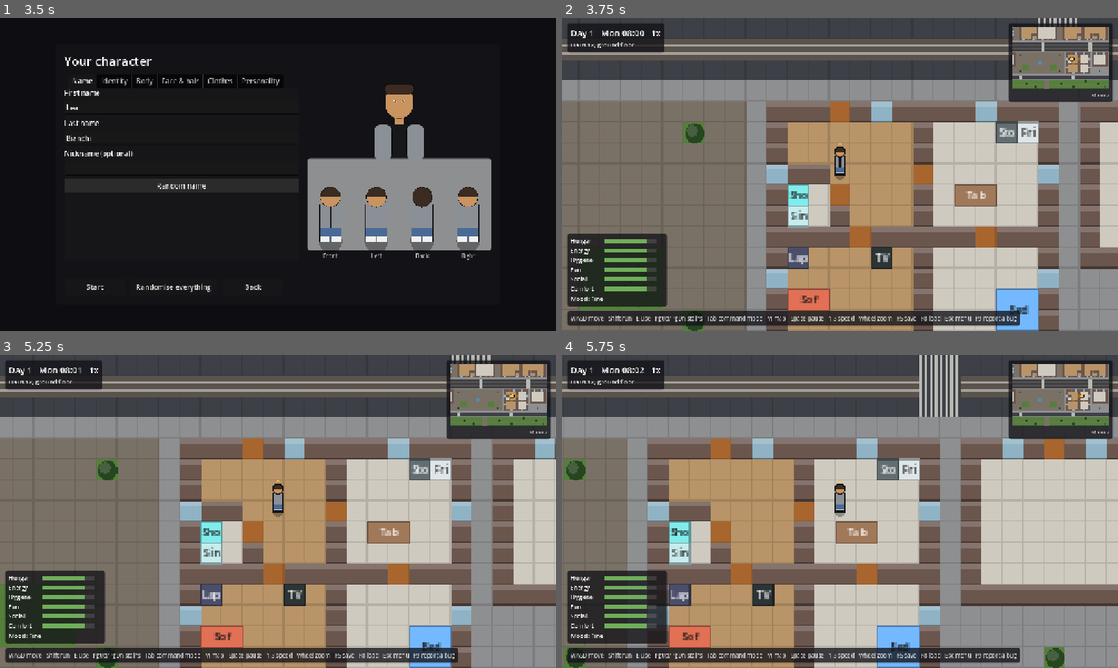
Above: before the commit, frames 1-4 (two rows, left to right).
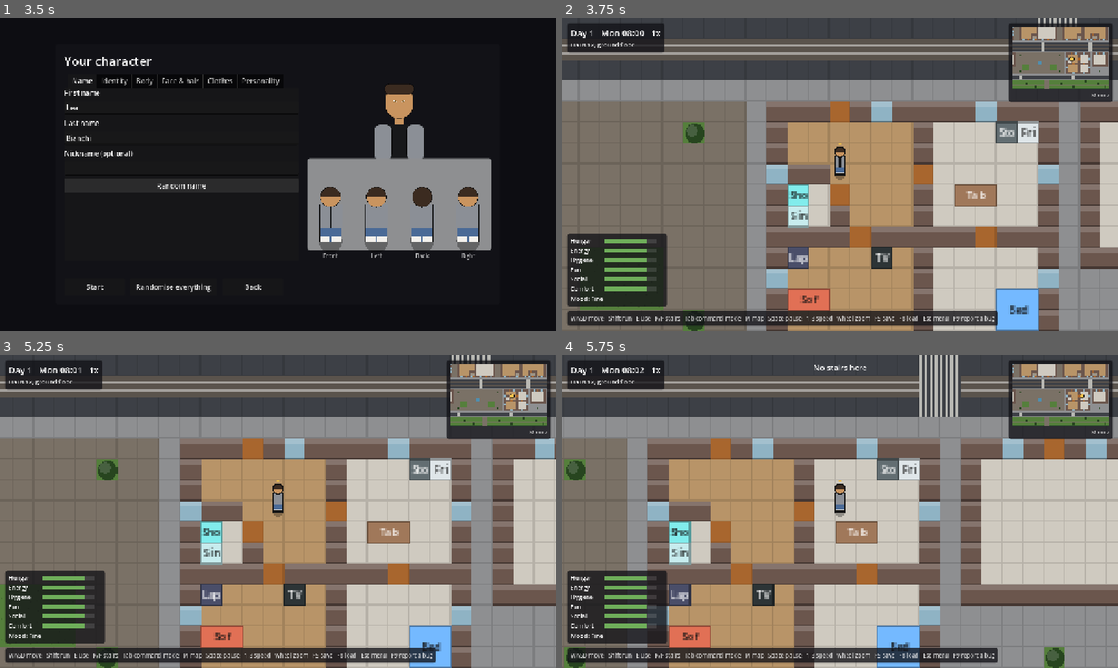
Above: after the commit, the same moments.

Repository: musterm4nn-alt/last-tram
Game: Godot game, scene res://game/main.tscn
Two runs of this game, one before a commit and one after it. Both use one fixed random seed, a clock stepped at 60 frames per second and the inputs below.
Inputs (mouse positions are in pixels of both pictures, inside the frame that each line leads up to):
- Up to frame 1 (3.5 s): click "New game" at 0.5 s; click (183, 108) at 1.27 s; type "12" at 1.35 s; click (183, 136) at 1.5 s; type "12" at 1.58 s; click (183, 168) at 1.73 s; type "12" at 1.82 s; tap Enter (ui_accept) at 2, 2.27 s; move the mouse to (400, 158) at 2.02 s; hold D (move_right) 2.03-2.75 s; hold Page Down (level_down) 2.03-2.75 s; click (400, 158) at 2.17 s; tap Page Up (level_up) at 2.3 s; click "Random name" at 2.75 s
- Up to frame 2 (3.75 s): click "Start" at 3.5 s
- Up to frame 3 (5.25 s): tap Enter (ui_accept) at 4.25, 5 s; drag from (166, 527) to (250, 574) at 4.27 s; move the mouse to (333, 442) at 5.02 s; hold D (move_right) from 5.03 s (still down); hold Shift (run) from 5.03 s (still down)
- Up to frame 4 (5.75 s): keep holding D (move_right); keep holding Shift (run); tap R at 5.3 s

Frame 1 is identical in both runs. In frame 2, 0.9% of the frame differs, in the area x 17-83%, y 93-99%; in frame 3, 0.9%; in frame 4, 0.9%, in the area x 17-83%, y 3-99%.

Commit message:
T-0050: R/F for floors, and sleep jumps straight to waking
Co-Authored-By: Claude Opus 5.5 <noreply@anthropic.com>

Diff:
--- a/game/input/input_actions.gd
+++ b/game/input/input_actions.gd
@@ -23,8 +23,8 @@
 	"interact": [KEY_E],
 	"menu": [KEY_ESCAPE],
 	"map": [KEY_M],
-	"level_up": [KEY_PAGEUP],
-	"level_down": [KEY_PAGEDOWN],
+	"level_up": [KEY_PAGEUP, KEY_R],
+	"level_down": [KEY_PAGEDOWN, KEY_F],
 	"bug_report": [KEY_F9],
 }
 
--- a/game/session.gd
+++ b/game/session.gd
@@ -19,8 +19,9 @@
 const MAX_SPEED: int = 3
 ## Safety valve: if the machine can't keep up, drop time instead of freezing.
 const MAX_STEPS_PER_FRAME: int = 200
-## Game speed while the player does a time_skip action (like sleeping): a night in seconds.
-const SKIP_SPEED: int = 120
+## While the player does a time_skip action (sleeping), one frame runs the sim until it ends,
+## up to this many steps (one game day).
+const SKIP_MAX_STEPS: int = 24 * 60 * SimClock.STEPS_PER_GAME_MINUTE
 const SAVE_DIR: String = "user://saves"
 ## Where F9 bug reports go (tests pass their own folder).
 const BUG_REPORT_DIR: String = "user://bug_reports"
@@ -58,7 +59,7 @@
 var _replay_start: String = ""
 ## The player's level the view last followed (see _follow_player_level).
 var _followed_level: int = 0
-## True while time runs at SKIP_SPEED (read by the HUD).
+## True while a sleep is being skipped (see SKIP_MAX_STEPS).
 var skipping: bool = false
 ## started_tick of the action whose skipping a critical need stopped (-1 = none), so the
 ## same sleep does not start skipping again.
@@ -142,10 +143,14 @@
 	skipping = should_skip(sim, speed, _skip_stopped_tick)
 	if speed > 0:
 		var started := Time.get_ticks_usec()
-		_accumulator += delta * SimClock.STEPS_PER_GAME_MINUTE * (SKIP_SPEED if skipping else speed)
 		var accelerated := skipping
 		var skipped_action: Action = sim.world.player().action_queue[0] if skipping else null
-		while _accumulator >= 1.0 and steps_last_frame < MAX_STEPS_PER_FRAME:
+		var limit := SKIP_MAX_STEPS if accelerated else MAX_STEPS_PER_FRAME
+		if accelerated:
+			_accumulator = float(SKIP_MAX_STEPS)
+		else:
+			_accumulator += delta * SimClock.STEPS_PER_GAME_MINUTE * speed
+		while _accumulator >= 1.0 and steps_last_frame < limit:
 			sim.step()
 			_accumulator -= 1.0
 			steps_last_frame += 1
@@ -154,8 +159,10 @@
 			if accelerated and (not skipping or not should_skip(sim, speed, _skip_stopped_tick) or sim.world.player().action_queue[0] != skipped_action):
 				skipping = false
 				_accumulator = 0.0
+				if not _woken_by_need(skipped_action):
+					notice.emit("Woke up at %s" % sim.clock.format())
 				break
-		if steps_last_frame == MAX_STEPS_PER_FRAME:
+		if steps_last_frame == limit:
 			_accumulator = 0.0
 		_follow_player_level()
 		alpha = clampf(_accumulator, 0.0, 1.0)
@@ -164,6 +171,11 @@
 	_forward_events()
 	if steps_last_frame > 0 and _autosave_retry_left <= 0.0 and SaveSlots.autosave_due(sim.clock.tick, _last_autosave_day):
 		autosave()
+
+
+## True if a critical need ended the skip of `action` (that wake-up has its own notice).
+func _woken_by_need(action: Action) -> bool:
+	return action != null and _skip_stopped_tick == action.started_tick
 
 
 ## When the player's level changes (stairs), the view follows; a paged view stays put
--- a/game/ui/hud.gd
+++ b/game/ui/hud.gd
@@ -19,8 +19,8 @@
 ## The key hints for the bottom line, by control mode.
 static func hint_text(command_mode: bool) -> String:
 	if command_mode:
-		return "Click an object to use it, the ground to walk   Shift run   WASD / right-drag pan   PgUp/PgDn floors   Tab direct mode   M map   Space pause   1-3 speed   Wheel zoom   Esc menu   F9 report a bug"
-	return "WASD move   Shift run   E use   PgUp/PgDn stairs   Tab command mode   M map   Space pause   1-3 speed   Wheel zoom   F5 save   F8 load   Esc menu   F9 report a bug"
+		return "Click an object to use it, the ground to walk   Shift run   WASD / right-drag pan   R/F floors   Tab direct mode   M map   Space pause   1-3 speed   Wheel zoom   Esc menu   F9 report a bug"
+	return "WASD move   Shift run   E use   R/F stairs   Tab command mode   M map   Space pause   1-3 speed   Wheel zoom   F5 save   F8 load   Esc menu   F9 report a bug"
 
 
 ## The command-mode label: "Command mode", plus " · floor N" while viewing another floor
--- a/tests/game/test_floor_view.gd
+++ b/tests/game/test_floor_view.gd
@@ -143,3 +143,12 @@
 func test_level_launch_option_parses() -> void:
 	assert_eq(LaunchOptions.parse(PackedStringArray(["--level=2"])).level, 2)
 	assert_eq(LaunchOptions.parse(PackedStringArray([])).level, LaunchOptions.NO_LEVEL)
+
+
+func test_r_and_f_work_like_page_up_and_down() -> void:
+	InputActions.register()
+	for pair: Array in [["level_up", KEY_R], ["level_down", KEY_F], ["level_up", KEY_PAGEUP], ["level_down", KEY_PAGEDOWN]]:
+		var event := InputEventKey.new()
+		event.physical_keycode = pair[1]
+		event.pressed = true
+		assert_true(event.is_action_pressed(pair[0]), "%s on %s" % [OS.get_keycode_string(pair[1]), pair[0]])
--- a/tests/game/test_sleep_skip.gd
+++ b/tests/game/test_sleep_skip.gd
@@ -1,5 +1,5 @@
 extends TestCase
-## T-0013: time runs at Session.SKIP_SPEED while the player sleeps, and a critical need
+## T-0013 / T-0050: a sleep is skipped to its end in one frame, and a critical need
 ## wakes them (and stops the skip for that sleep).
 
 const ROOM: PackedStringArray = [
@@ -83,19 +83,20 @@
 	assert_false(Session.should_skip(tv_sim, 1, -1), "watching TV does not skip")
 
 
-func test_sleeping_runs_many_steps_per_frame_until_the_sleep_ends() -> void:
+func test_one_frame_skips_the_whole_sleep() -> void:
 	var sim := _sleeper("sleep", {"energy": 95.0})
+	var started := sim.world.player().action_queue[0].started_tick
+	var notices: Array[String] = []
+	var listener := func(text: String) -> void: notices.append(text)
+	Session.notice.connect(listener)
 	Session._process(0.05)
-	assert_true(Session.skipping)
-	assert_eq(Session.steps_last_frame, 120, "0.05 s at 120x is 6 game minutes")
-	for i: int in 20:
-		if sim.world.player().action_queue.is_empty():
-			break
-		Session._process(0.05)
-	assert_true(sim.world.player().action_queue.is_empty(), "sleep should end (60 minutes)")
-	Session._accumulator = 0.0
+	Session.notice.disconnect(listener)
+	assert_true(sim.world.player().action_queue.is_empty(), "the sleep ended in one frame")
+	assert_true(Session.steps_last_frame > SimClock.STEPS_PER_GAME_MINUTE * 50, "many steps in one frame")
+	assert_true(sim.clock.tick >= started + SimClock.STEPS_PER_GAME_MINUTE * 60, "slept its 60 minutes")
+	assert_false(Session.skipping)
+	assert_eq(notices, ["Woke up at %s" % sim.clock.format()] as Array[String])
 	Session._process(0.05)
-	assert_false(Session.skipping)
 	assert_eq(Session.steps_last_frame, 1, "back to 1x")
 
 
@@ -155,5 +156,5 @@
 	assert_ne(sim.world.player().action_queue[0].id, previous.id)
 	assert_false(Session.skipping)
 	Session._process(0.05)
-	assert_true(Session.skipping, "the new sleep can skip on its own next frame")
-	assert_eq(Session.steps_last_frame, 120)
+	assert_true(Session.steps_last_frame > SimClock.STEPS_PER_GAME_MINUTE * 60, "the new sleep skips on its own next frame")
+	assert_true(sim.world.player().action_queue.is_empty())
Not shown, changed: docs/design/controls-and-ui.md
Not shown, added: tickets/T-0050-mac-floor-keys-and-instant-sleep.md
